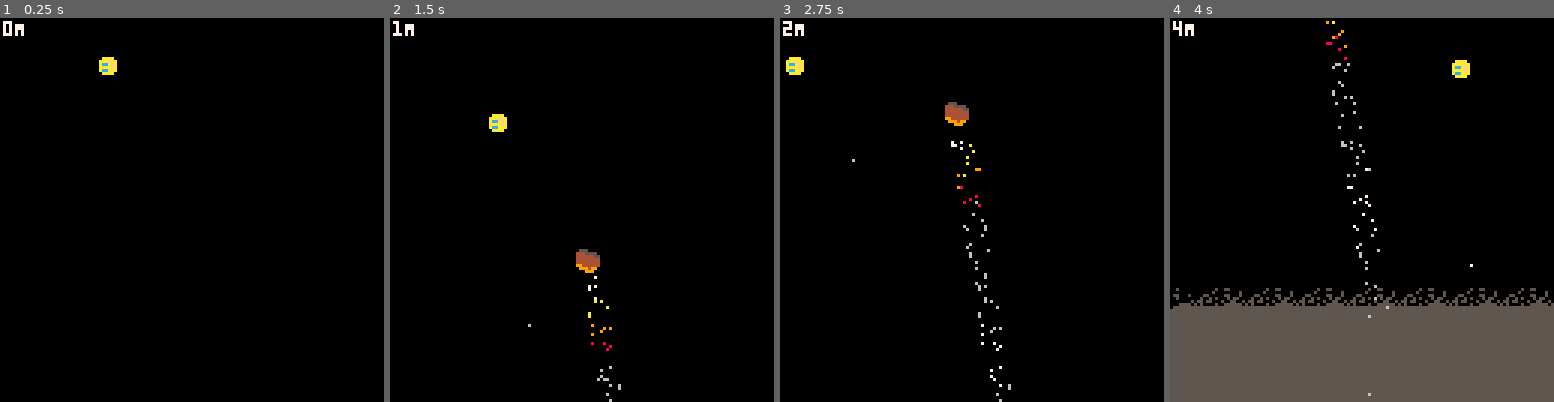
Above: before the commit, frames 1-4 (left to right).
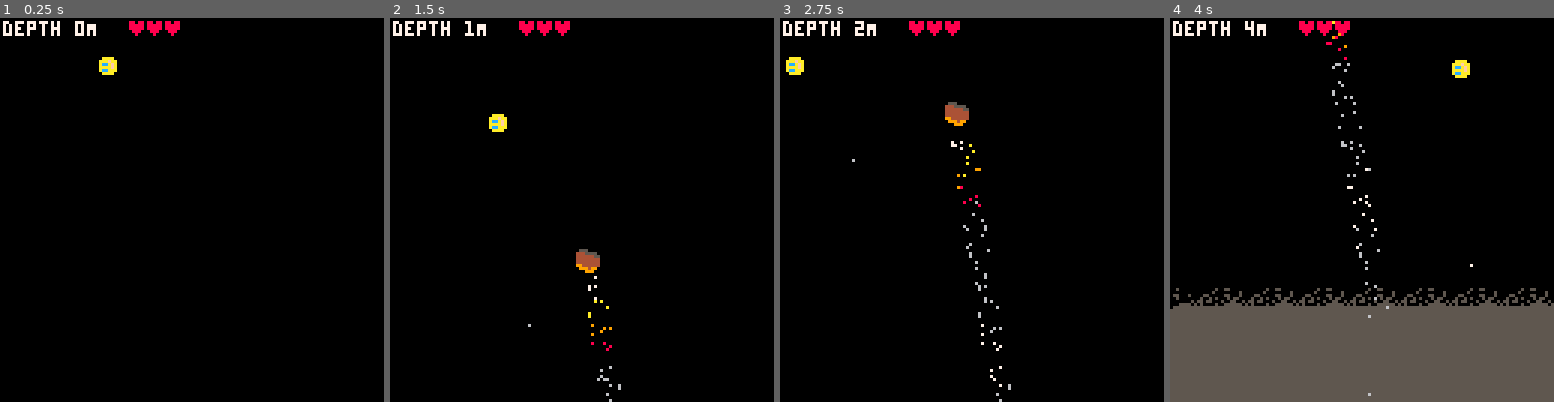
Above: after the commit, the same moments.

Repository: broquaint/pico8-carts
Game: PICO-8 cartridge eggjam16.p8
Same seed, same stepped clock (60 frames per second), same inputs: the game is played once before the commit and once after it.
Inputs:
- Up to frame 1 (0.25 s): no input
- Up to frame 2 (1.5 s): tap O (Z key) at 0.33, 0.7, 1.43 s; tap X (X key) at 1.07 s
- Up to frame 3 (2.75 s): hold Left 1.97-2.37 s; tap X (X key) at 2.07, 2.4, 2.73 s; tap O (Z key) at 2.22 s; hold Down from 2.42 s (still down)
- Up to frame 4 (4 s): release Down at 2.82 s; hold Right 2.87-3.53 s; tap X (X key) at 3.07, 3.4, 3.73 s; tap O (Z key) at 3.1, 3.98 s; hold Up from 3.58 s (still down)

The runs differ from the first frame. In frame 1, 0.7% of the frame differs, in the area x 2-47%, y 0-5%; in frame 2, 0.7%, in the area x 0-47%, y 0-5%; in frame 3, 0.7%; in frame 4, 0.7%.

Commit message:
Add player health
This may or may not be interesting depending on obstacle generation.

Diff:
--- a/eggjam16.p8
+++ b/eggjam16.p8
@@ -366,6 +366,23 @@
    end
 end
 
+function handle_player_collision()
+   if not player.iframes and detect_player_collision() then
+      player.health = max(0, player.health - 1)
+      player.iframes = true
+      animate(function()
+            for i = 1,44 do
+               if i % 5 == 0 then
+                  player.sprite = player.sprite == 1 and 2 or 1
+               end
+               yield()
+            end
+            player.sprite = 1
+            player.iframes = false
+      end)
+   end
+end
+
 function drop_off_screen_obstacles()
    for idx,obstacle in pairs(obstacles) do
       if obstacle.y < -17 then
@@ -410,7 +427,9 @@
 
    handle_obstacle_collision()
 
-   if detect_player_collision() then
+   handle_player_collision()
+
+   if player.health == 0 then
       current_game_state = game_state_crashed
    end
 
@@ -452,7 +471,13 @@
       end
    end
 
-   print(depth_count .. 'M', 1, 1, white)
+   --rectfill(0, 0, 128, 7, dim_grey)
+   print('depth ' .. depth_count .. 'M', 1, 1, white)
+   -- print('health ', 36, 1, white)
+   for i = 1,player.default_health do
+      print('♥', 36 + (i*6), 1, (player.health >= i and red or navy))
+   end
+
    -- print('cool', 16, 16, frame_count % 16)
    spr(player.sprite, player.x, player.y)
    -- rect(player.x + 1, player.y + 1, player.x + 6, player.y + 6, lime)
@@ -465,12 +490,12 @@
 
 __gfx__
 00000000000000000000000000000000000000000000000000000000000000000000000000000000000000000000000000000000000000000000000000000000
-0000000000aaaa000000000000000000000000000000000000000000000000000000000000000000000000000000000000000000000000000000000000000000
-007007000aaafaa00000000000000000000000000000000000000000000000000000000000000000000000000000000000000000000000000000000000000000
-000770000accafa00000000000000000000000000000000000000000000000000000000000000000000000000000000000000000000000000000000000000000
-000770000aaaafa00000000000000000000000000000000000000000000000000000000000000000000000000000000000000000000000000000000000000000
-007007000accaaa00000000000000000000000000000000000000000000000000000000000000000000000000000000000000000000000000000000000000000
-0000000000aaaa000000000000000000000000000000000000000000000000000000000000000000000000000000000000000000000000000000000000000000
+0000000000aaaa0000111c0000000000000000000000000000000000000000000000000000000000000000000000000000000000000000000000000000000000
+007007000aaafaa00111c11000000000000000000000000000000000000000000000000000000000000000000000000000000000000000000000000000000000
+000770000accafa001dd111000000000000000000000000000000000000000000000000000000000000000000000000000000000000000000000000000000000
+000770000aaaafa001111f1000000000000000000000000000000000000000000000000000000000000000000000000000000000000000000000000000000000
+007007000accaaa001dd1f1000000000000000000000000000000000000000000000000000000000000000000000000000000000000000000000000000000000
+0000000000aaaa000011110000000000000000000000000000000000000000000000000000000000000000000000000000000000000000000000000000000000
 00000000000000000000000000000000000000000000000000000000000000000000000000000000000000000000000000000000000000000000000000000000
 00000000005550000555000000000000000000000000000000000000000000000000004444000000000000000000000000000000000000000000000000000000
 000555000554550044455550000000000000000000aa000000000000000000000044444444440000000000000000000000000000000000000000000000000000
